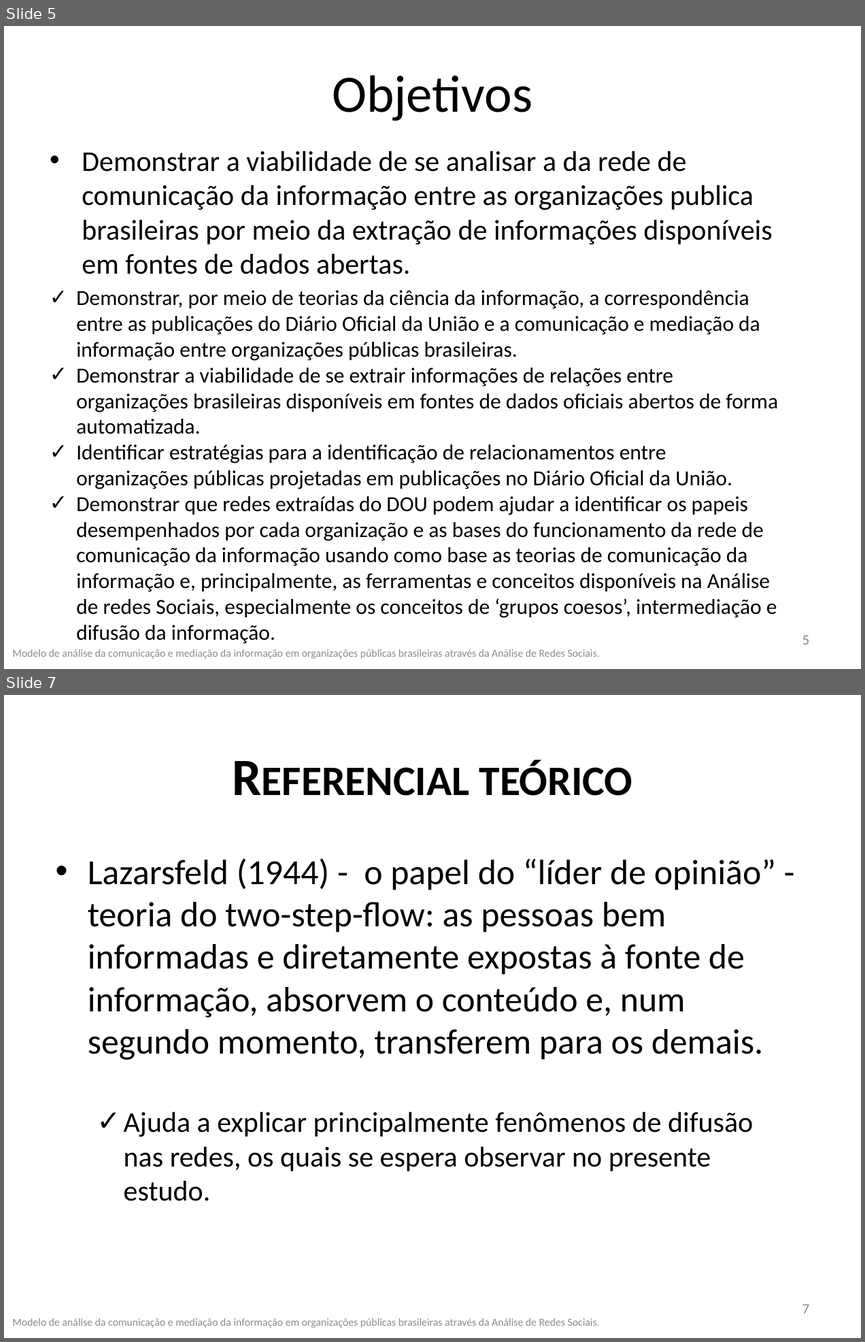
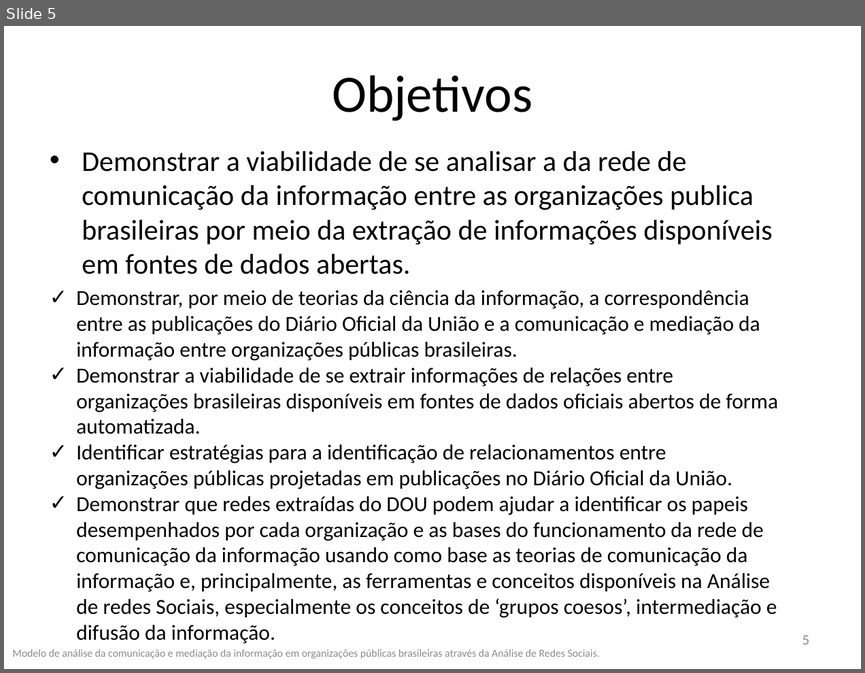
Before and after one commit to frubbs/analisador-dou, a slide deck: Dissertacao/Apresentação1.pptx. Shown one above the other, each under a label of ours: slides 5 and 7 before the commit, slide 5 after it; the slides between them are not shown. The pictures are 865x1342 and 865x673 pixels, drawn with LibreOffice and Linux fonts; fonts in the diff are those of the drawing. Boxes give left, top, right and bottom in pixels: in the first picture for what was removed or moved away, otherwise in the second. Text is boxed around its words. In the diff, an @@ line names an element or a change of style, - is before the commit and + after.

```diff
--- a/Dissertacao/Apresentação1.pptx
+++ b/Dissertacao/Apresentação1.pptx
@@ slide 7 removed at [4, 695, 861, 1338], background #FFFFFF @@
@@ title removed at [479, 760, 633, 796] @@
-Referencial teórico
@@ text removed at [88, 858, 776, 1059] @@
-• Lazarsfeld (1944) - o papel do “líder de opinião” - teoria do two-step-flow: as pessoas bem informadas e diretamente expostas à fonte de informação, absorvem o conteúdo e, num segundo momento, transferem para os demais.
@@ text removed at [124, 1111, 753, 1201] @@
-✓ Ajuda a explicar principalmente fenômenos de difusão nas redes, os quais se espera observar no presente estudo.
@@ page number removed at [802, 1304, 810, 1313] @@
-7
@@ text removed at [13, 1318, 600, 1327] @@
-Modelo de análise da comunicação e mediação da informação em organizações públicas brasileiras através da Análise de Redes Sociais.
```
Also in this commit, not shown: 6 slides changed, 1 slide added, 3 other slides removed.
